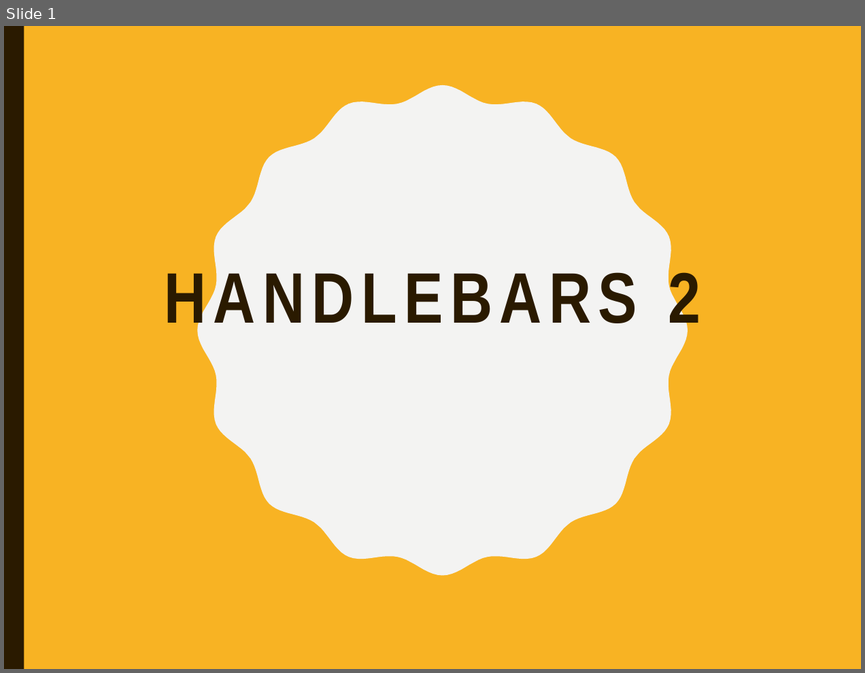
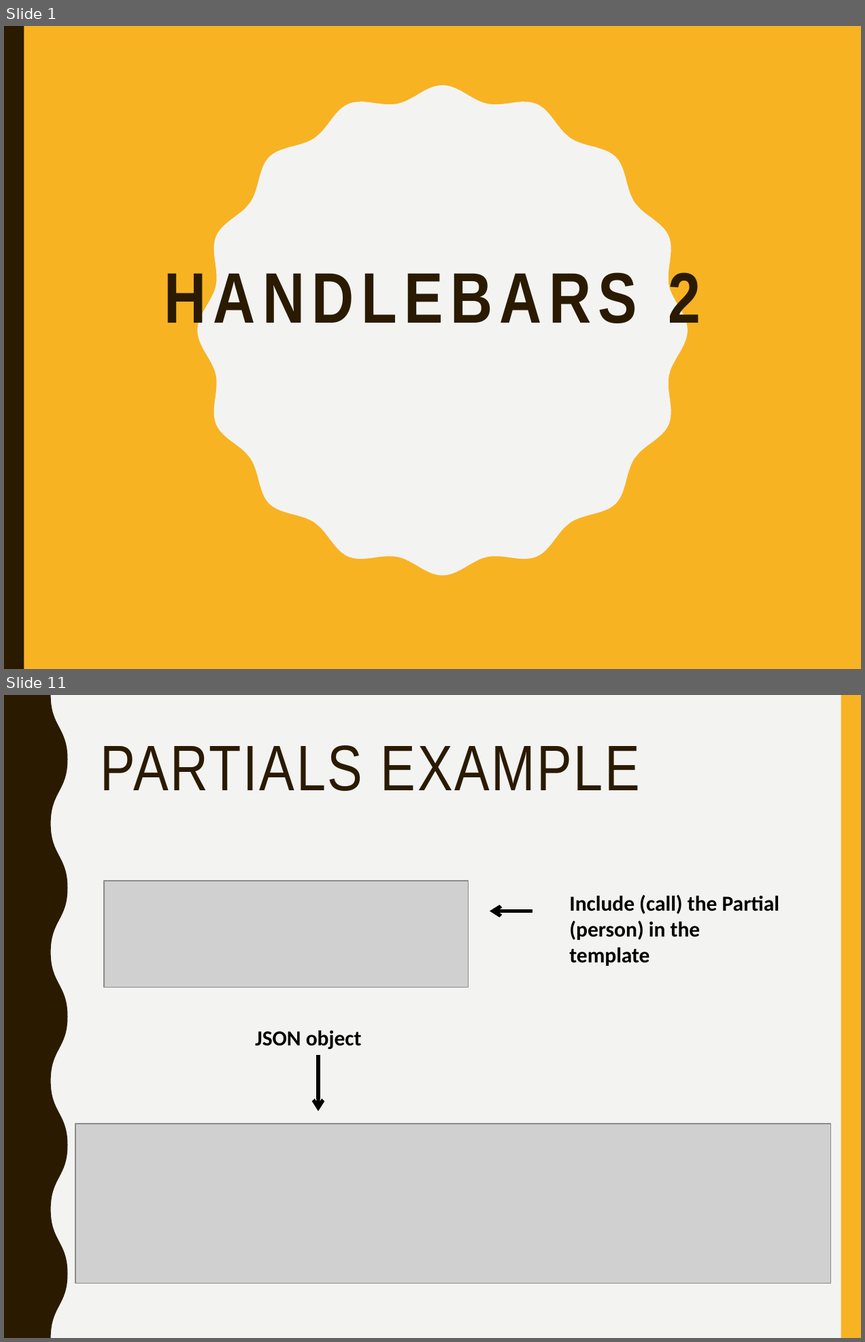
Before and after one commit to mlyngweb1/Website-Development-2-src, a slide deck: topic-10-Handlebars-2/talk-1/talk-1.pptx. Shown one above the other, each under a label of ours: slide 1 before the commit, slides 1 and 11 after it; the slides between them are not shown. The pictures are 865x673 and 865x1342 pixels, drawn with LibreOffice and Linux fonts; fonts in the diff are those of the drawing; grey boxes stand for pictures. Boxes give left, top, right and bottom in pixels: in the first picture for what was removed or moved away, otherwise in the second. Text is boxed around its words. In the diff, an @@ line names an element or a change of style, - is before the commit and + after.

```diff
--- a/topic-10-Handlebars-2/talk-1/talk-1.pptx
+++ b/topic-10-Handlebars-2/talk-1/talk-1.pptx
@@ slide 11 added at (4, 695, 861, 1338), background #F3F3F2 @@
@@ freeform shape added at (4, 695, 67, 1338), fill #2A1A00 @@
@@ rectangle added at (841, 695, 861, 1338), fill #F8B323 @@
@@ title added at (101, 745, 640, 791), 54 pt, text #2A1A00 @@
+PARTIALS EXAMPLE
@@ picture added at (104, 881, 468, 987) @@
@@ text added at (569, 895, 779, 966), 18 pt, text #000000, bold @@
+Include (call) the Partial (person) in the template
@@ arrow added from (532, 911) to (490, 911), #000000 3 pt @@
@@ text added at (255, 1030, 362, 1049), 18 pt, text #000000, bold @@
+JSON object
@@ arrow added from (318, 1055) to (318, 1110), #000000 3 pt @@
@@ picture added at (75, 1123, 830, 1283) @@
```
Also in this commit, not shown: 15 other slides added, 52 other files.
